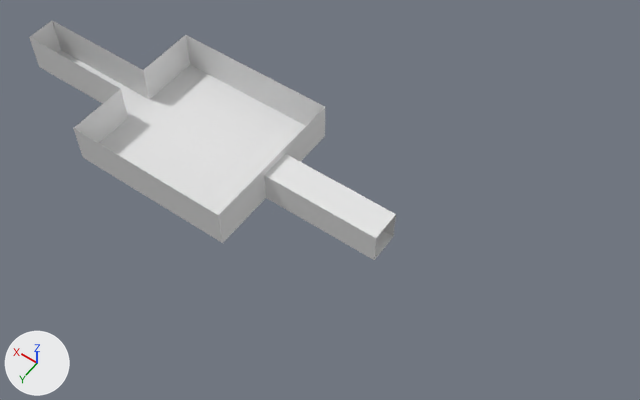
Renders of the FBX model Assets/Prefabs/art/meshes/import/room1.fbx from each side of a commit.
Before and after are seen from a camera (50 mm lens) standing at (-39.3, 25.4, 41.0) and looking at (-20.9, -0.4, 0.5). Every picture has the same lights, and +X, +Y and +Z are marked at lower left. Where no turn or scale is listed for an object, it has been applied to the vertices.

The first picture shows 'room1_floor', 'room1_walls'.
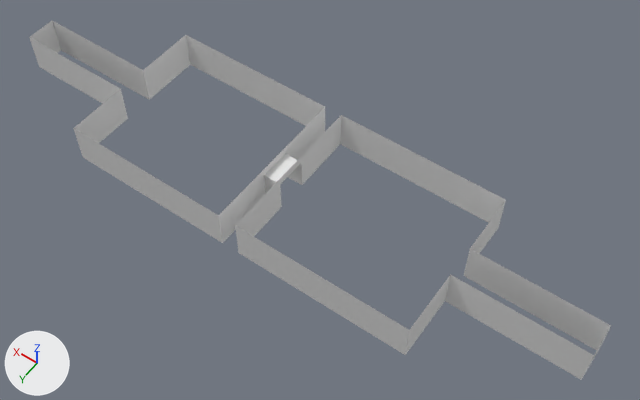
Commit message: added new room + GD  debug variable size

Boxes [x1, y1, x2, y2] around the edits, measured in the pictures (640 x 400 px; the box of a moved part takes in the faces that stretch with it):
```json
{"object": "room1_walls", "change": "reshaped", "before": [29, 21, 396, 260], "after": [29, 21, 611, 380], "on screen": "58% wider, 50% taller"}
{"object": "room1_floor", "change": "deleted", "before": [58, 50, 394, 260]}
{"part": 1, "of": "me_plane_010", "change": "added", "after": [235, 115, 611, 380]}
{"part": 2, "of": "me_plane_010", "change": "moved or reshaped", "before": [264, 175, 396, 260], "after": [264, 171, 294, 193]}
```

Scene script edits in JSON lines:
```json
{"block": "me_plane_010", "where": "# used by ob_room1_walls; location = (0.0, 0.0, 0.0)"}
{"block": "me_plane_010", "where": "# verts and faces of me_plane_010; kept vertices keep their numbers, new ones are numbered from 34"}
{"block": "me_plane_010", "where": "# before: 30 (-25.6, 1.0, 0.0) at pixel (374, 260), 31 (-25.6, -1.0, 0.0) at pixel (393, 236), 32 (-25.6, -1.0, 2.1) at pixel (396, 214), 33 (-25.6, 1.0, 2.1) at pixel (376, 238)"}
{"op": "remove", "block": "me_plane_010", "code": "me_plane_010.from_pydata(...)  # 34 vertices, 22 faces; spans x -25.6..1.0, y -5.0..5.0, z 0.0..2.6"}
{"op": "add", "block": "me_plane_010", "code": "me_plane_010.from_pydata(...)  # 68 vertices, 44 faces; spans x -38.2..1.0, y -5.0..5.0, z 0.0..2.6"}
{"block": "me_plane_010", "change": "me_plane_010 part 1: a new loose piece of 34 vertices spanning x -38.2..-18.6, y -5.0..5.0, z 0.0..2.6"}
{"block": "me_plane_010", "change": "me_plane_010 part 2"}
{"op": "add", "block": "me_plane_010", "code": "for i in [*range(30, 34)]: verts[i] += (7.0, 0.0, 0.0)"}
{"op": "remove", "block": "ob_room1_floor", "code": ["ob_room1_floor = bpy.data.objects.new('room1_floor', me_plane_011)", "ob_room1_floor.location = (0.0, 0.0, 0.0)"]}
```
